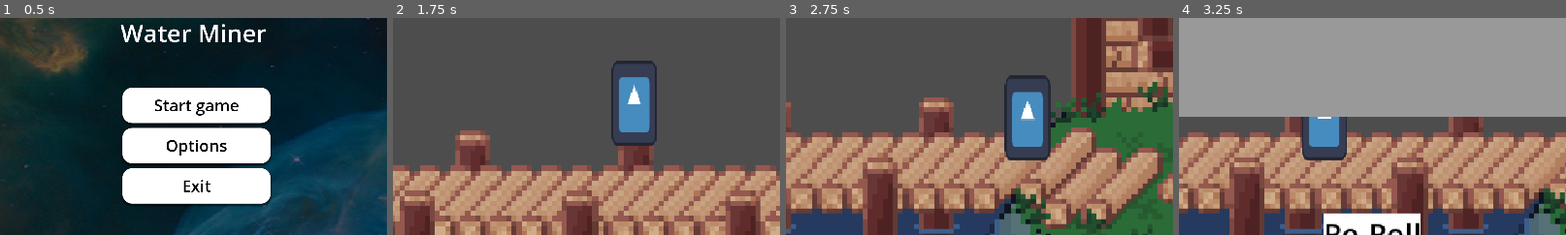
Above: before the commit, frames 1-4 (left to right).
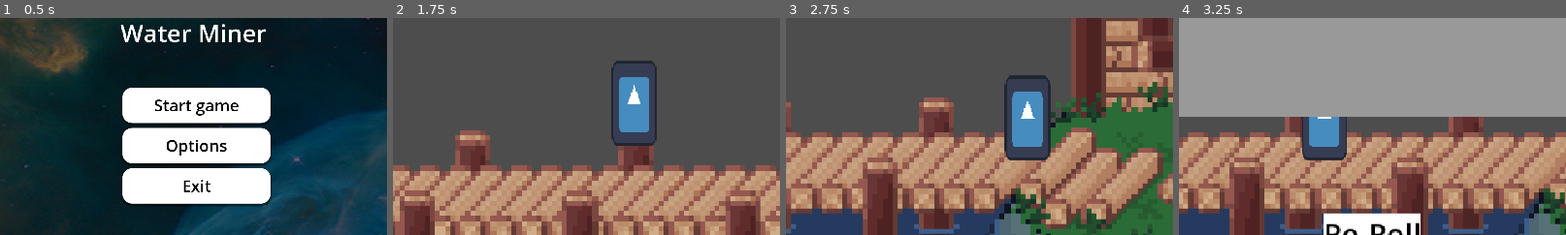
Above: after the commit, the same moments.

Repository: VoidCast00/GameJam_2026
Game: Godot game, scene res://scenes/main/game.tscn
Two runs of this game, one before a commit and one after it. Both use one fixed random seed, a clock stepped at 60 frames per second and the inputs below. The engine's default icon, where the game draws it, is replaced by a stand-in: a white triangle on a blue panel in a dark square.
Inputs (mouse positions are % of the whole screen's width and height, from its top left):
- Up to frame 1 (0.5 s): no input
- Up to frame 2 (1.75 s): click "Start game" at 0.5 s; tap Enter at 1.25 s; move the mouse to (72, 45) at 1.27 s; hold D (right) from 1.28 s (still down); tap E (action) at 1.35 s; tap W (jump) at 1.52 s
- Up to frame 3 (2.75 s): keep holding D (right); move the mouse to (30, 55) at 2.02 s; click (30, 55) at 2.1 s; tap W (jump) at 2.27 s
- Up to frame 4 (3.25 s): move the mouse to (60, 28) at 2.77 s; release D (right) at 2.78 s; hold A (left) from 2.78 s (still down); tap E (action) at 2.85 s
The pictures show only the part of the screen within x 25-75%, y 27-77%; the shares and areas given below are measured in that part.

Frame 1 is identical in both runs. In frame 2, less than 0.1% of the frame differs, in the area x 58-67%, y 29-53%; in frame 3, less than 0.1%, in the area x 57-68%, y 33-66%; in frame 4, less than 0.1%.

Commit message:
ship moving on sinus wave

Diff:
--- a/scenes/caveEnviroment/cave_enviroment.tscn
+++ b/scenes/caveEnviroment/cave_enviroment.tscn
@@ -8,7 +8,6 @@
 [ext_resource type="AudioStream" uid="uid://xak3e440bhdx" path="res://assets/audio/sfx/player/breaking bloks.mp3" id="5_b6bav"]
 [ext_resource type="Script" uid="uid://ccus05sctsxmx" path="res://scenes/caveEnviroment/perlin_backround.gd" id="5_hyba4"]
 [ext_resource type="Script" uid="uid://bokuosutvx4fr" path="res://scenes/caveEnviroment/transportUp.gd" id="7_k1atb"]
-[ext_resource type="AudioStream" uid="uid://b2sufp58s406l" path="res://assets/audio/sfx/player/oreDestroy.mp3" id="7_w32iq"]
 [ext_resource type="Script" uid="uid://c4gisitxcsjxa" path="res://scenes/caveEnviroment/background_music_manager.gd" id="9_53e16"]
 [ext_resource type="AudioStream" uid="uid://b47ert4sspfga" path="res://assets/audio/music/caveSoundtrack.mp3" id="9_yf8om"]
 [ext_resource type="AudioStream" uid="uid://0i1gv5oi48j2" path="res://assets/audio/sfx/ambience/CaveAmbience.mp3" id="10_iqo5d"]
@@ -612,11 +611,6 @@
 [node name="BlockBreak" type="AudioStreamPlayer" parent="Static/Cave" unique_id=420296650]
 stream = ExtResource("5_b6bav")
 
-[node name="PointLight2D" type="PointLight2D" parent="Static/Cave" unique_id=413666573]
-
-[node name="OreBreak" type="AudioStreamPlayer" parent="Static/Cave" unique_id=712521235]
-stream = ExtResource("7_w32iq")
-
 [node name="OresTilemap" type="TileMapLayer" parent="Static" unique_id=46205129]
 texture_filter = 1
 tile_set = SubResource("TileSet_pd0ml")
--- a/scenes/shopEnviroment/shop.tscn
+++ b/scenes/shopEnviroment/shop.tscn
@@ -28,6 +28,7 @@
 size = Vector2(741.50006, 347)
 
 [node name="Shop" type="Node2D" unique_id=2046859950]
+texture_filter = 1
 
 [node name="CustomPlayer" type="CharacterBody2D" parent="." unique_id=1560269461]
 z_index = 2
@@ -91,8 +92,8 @@
 text = "Go down"
 metadata/_edit_use_anchors_ = true
 
-[node name="Sprite2D" type="Sprite2D" parent="Transport" unique_id=2143626126]
-position = Vector2(-799.9999, 305)
+[node name="Ship" type="Sprite2D" parent="Transport" unique_id=2143626126]
+position = Vector2(-824.9999, 331)
 scale = Vector2(5, 5)
 texture = ExtResource("5_mkqyk")
 
@@ -146,16 +147,18 @@
 volume_db = -20.0
 mix_target = 1
 
-[node name="Sprite2D" type="Sprite2D" parent="." unique_id=993751961]
+[node name="Backround" type="Sprite2D" parent="." unique_id=993751961]
 texture_filter = 1
 position = Vector2(-978, 439)
 scale = Vector2(7, 7)
 texture = ExtResource("9_uaush")
+metadata/_edit_lock_ = true
 
 [node name="rightBorder" type="StaticBody2D" parent="." unique_id=1445592504]
 position = Vector2(1717.9999, 405)
 scale = Vector2(0.99999994, 0.99999994)
 collision_layer = 4
+metadata/_edit_lock_ = true
 
 [node name="CollisionShape2D" type="CollisionShape2D" parent="rightBorder" unique_id=1329526070]
 z_index = 3
@@ -168,10 +171,11 @@
 position = Vector2(1717.9999, 405)
 scale = Vector2(0.99999994, 0.99999994)
 collision_layer = 4
+metadata/_edit_lock_ = true
 
 [node name="CollisionShape2D" type="CollisionShape2D" parent="leftBorder" unique_id=822103694]
 z_index = 3
-position = Vector2(-4475.0005, 183)
+position = Vector2(-4475.0005, 170)
 rotation = -1.5707964
 scale = Vector2(0.9999998, 0.9999998)
 shape = SubResource("RectangleShape2D_uaush")
--- a/scenes/shopEnviroment/transportDown.gd
+++ b/scenes/shopEnviroment/transportDown.gd
@@ -1,22 +1,45 @@
 extends Node2D
 
-var playerInside: = false
+#wave
+@export var bob_height: float = 6.0     #pixels up and down
+@export var bob_speed: float = 1.2      #how fast
+@export var tilt_angle: float = 3.0     #degrees left and right
+@export var tilt_speed: float = 0.8
+
+var playerInside := false
+var time := 0.0
+var start_pos: Vector2
+
 @onready var loading_text: Control = $"../CanvasLayer/LoadingText"
-
-# Called when the node enters the scene tree for the first time.
-func _ready() -> void:
-	pass # Replace with function body.
+@onready var ship: Sprite2D = $Ship
 
 
-# Called every frame. 'delta' is the elapsed time since the previous frame.
+func _ready() -> void:
+	start_pos = ship.position
+
+
 func _process(delta: float) -> void:
+	_wave(delta)
+
+	#enter
 	if Input.is_action_just_pressed("action") and playerInside:
 		loading_text.show()
 		await get_tree().process_frame
 		Global.loadWaterEnviroment.emit()
 
-func _on_enter_area_body_entered(body: CharacterBody2D) -> void:
-	playerInside = true
 
-func _on_enter_area_body_exited(body: CharacterBody2D) -> void:
-	playerInside = false
+#ocean bob
+func _wave(delta: float) -> void:
+	time += delta
+	ship.position.y = start_pos.y + sin(time * bob_speed) * bob_height
+	ship.rotation = deg_to_rad(sin(time * tilt_speed + 1.0) * tilt_angle)
+
+
+func _on_enter_area_body_entered(body: Node2D) -> void:
+	if body is Player:
+		playerInside = true
+
+
+func _on_enter_area_body_exited(body: Node2D) -> void:
+	if body is Player:
+		playerInside = false
